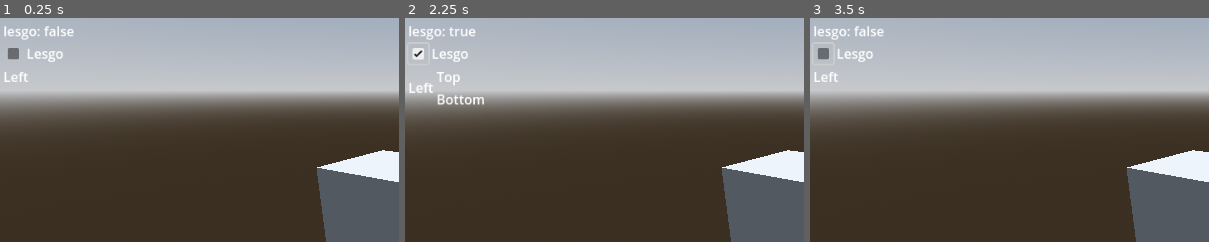
Above: before the commit, frames 1-3 (left to right).
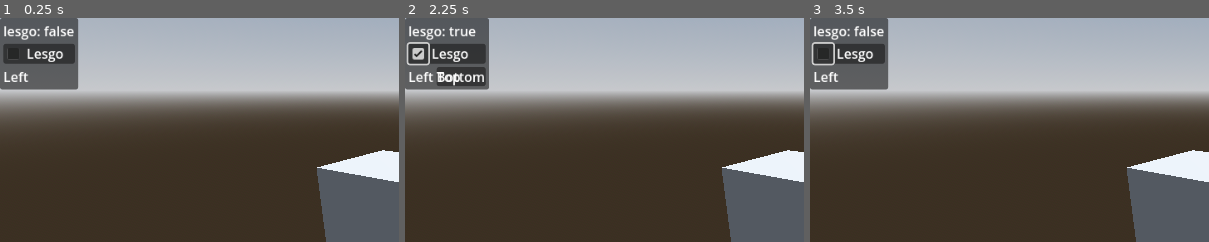
Above: after the commit, the same moments.

Repository: VojtaStruhar/godot-gdgui
Game: Godot game, scene res://test_world.tscn
Two runs of this game, one before a commit and one after it. Both use one fixed random seed, a clock stepped at 60 frames per second and the inputs below. The project has no main scene, so this scene is started directly.
Inputs (mouse positions are % of the whole screen's width and height, from its top left):
- Up to frame 1 (0.25 s): no input
- Up to frame 2 (2.25 s): click (2, 8) at 0.5 s; click (2, 8) at 1.25 s; click (2, 8) at 2 s
- Up to frame 3 (3.5 s): tap Enter at 2.75 s
The pictures show only the part of the screen within x 0-50%, y 0-50%; the shares and areas given below are measured in that part.

The runs differ from the first frame. In frame 1, 6.0% of the frame differs, in the area x 0-20%, y 0-33%; in frame 2, 6.6%, in the area x 0-22%, y 0-39%; in frame 3, 5.9%.

Commit message:
Added panel layout - plus the entire thing is now on a panel. Helps with visibility

Diff:
--- a/GDGui/gdgui.gd
+++ b/GDGui/gdgui.gd
@@ -13,8 +13,11 @@
 	_layout_stack = []
 	_call_count_stack = [0]
 
+	var panel = PanelContainer.new()
+	self.add_child(panel)
 	var margin = MarginContainer.new()
-	self.add_child(margin)
+	panel.add_child(margin)
+
 	margin.add_child(_main)
 
 
@@ -116,6 +119,25 @@
 
 func end_vertical() -> void:
 	_end_layout("VBoxContainer")
+
+func begin_panel() -> void:
+	var current = _get_current_element()
+	if current is PanelContainer:
+		_layout_stack.append(current)
+	else:
+		if current != null:
+			_remove_current_element()
+		var panel = PanelContainer.new()
+		_add_element(panel)
+		_layout_stack.append(panel)
+
+	_increase_call_count()
+	_handle_nested_layout_dict()
+
+
+func end_panel() -> void:
+	_end_layout("PanelContainer")
+
 
 
 func _handle_nested_layout_dict() -> void:
@@ -143,7 +165,7 @@
 		"MarginContainer": should_print_warning = not layout is MarginContainer
 
 	if should_print_warning:
-		print("WARNING: Called end_horizontal, but the topmost layout wasn't a %s: " % name, layout)
+		push_warning("WARNING: Mismatched layout ending - topmost layout wasn't a %s. It was " % name, layout)
 
 
 # -------------------------------------------------------- #
--- a/test_world.gd
+++ b/test_world.gd
@@ -8,19 +8,21 @@
 func gui():
 	gdgui.label("lesgo: " + str(lesgo))
 
+	gdgui.begin_panel()
 	gdgui.begin_horizontal()
 	lesgo = gdgui.toggle("", lesgo)
 	gdgui.label("Lesgo")
 	gdgui.end_horizontal()
+	gdgui.end_panel()
 
 
 	gdgui.begin_horizontal()
 	gdgui.label("Left")
 	if lesgo:
-		gdgui.begin_vertical()
+		gdgui.begin_panel()
 		gdgui.label("Top")
 		gdgui.label("Bottom")
-		gdgui.end_vertical()
+		gdgui.end_panel()
 	gdgui.end_horizontal()
 
 
